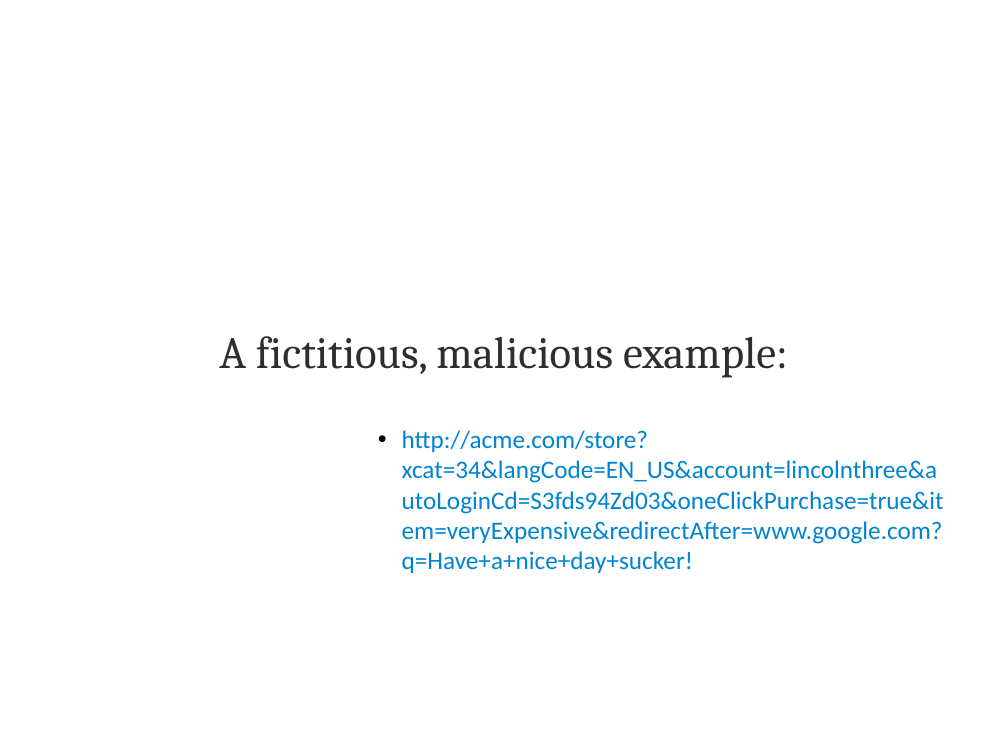
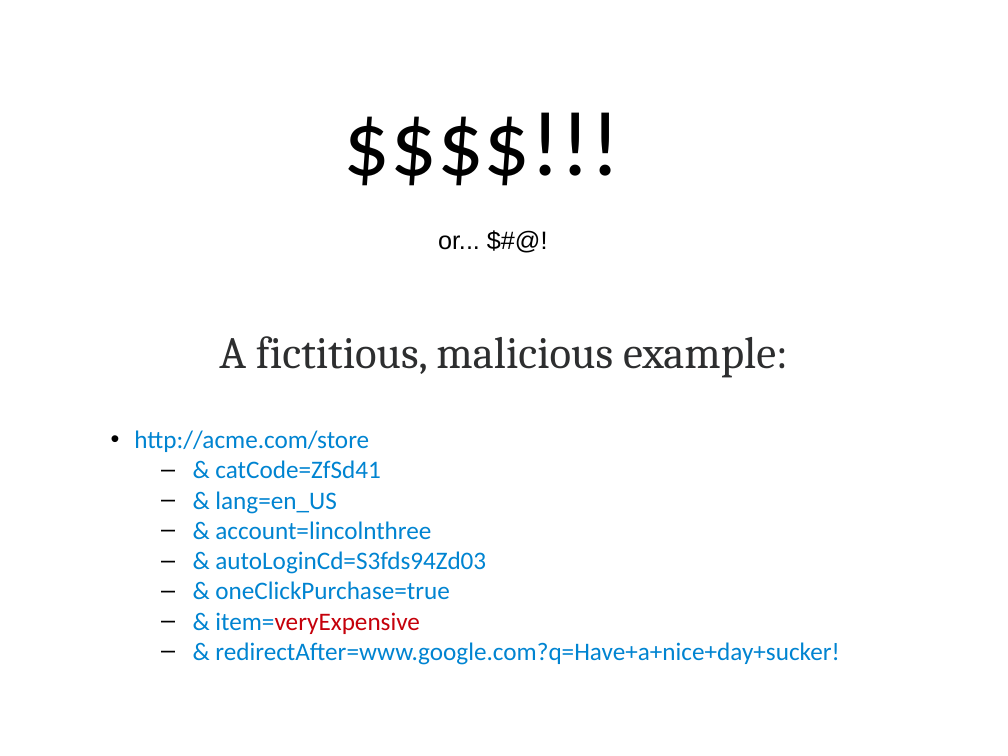
Before and after one commit to lincolnthree/talks, a slide deck: slide 31 of 2011_Beautiful_Java_EE_JAXConf.odp. Drawn at 1008x756 pixels with LibreOffice and Linux fonts; fonts in the diff are those of the drawing. Boxes give left, top, right and bottom in pixels: in the first picture for what was removed or moved away, otherwise in the second. Text is boxed around its words. In the diff, an @@ line names an element or a change of style, - is before the commit and + after.

```diff
--- a/2011_Beautiful_Java_EE_JAXConf.odp
+++ b/2011_Beautiful_Java_EE_JAXConf.odp
@@ text added at (438,235,480,250), 18 pt, text #000000 @@
+$$$$!!!
+or... $#@!
@@ text at (134,430,839,665): text changed @@
-• http://acme.com/store?xcat=34&langCode=EN_US&account=lincolnthree&autoLoginCd=S3fds94Zd03&oneClickPurchase=true&item=veryExpensive&redirectAfter=www.google.com?q=Have+a+nice+day+sucker!
+• http://acme.com/store
+  – & catCode=ZfSd41
+  – & lang=en_US
+  – & account=lincolnthree
+  – & autoLoginCd=S3fds94Zd03
+  – & oneClickPurchase=true
+  – & item=veryExpensive
+  – & redirectAfter=www.google.com?q=Have+a+nice+day+sucker!
```
Also in this commit, not shown: 13 other slides changed, 1 other file.
